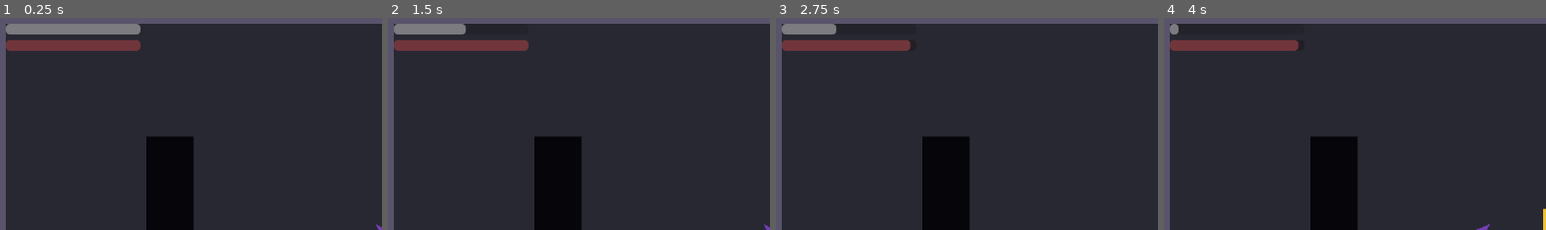
Above: before the commit, frames 1-4 (left to right).
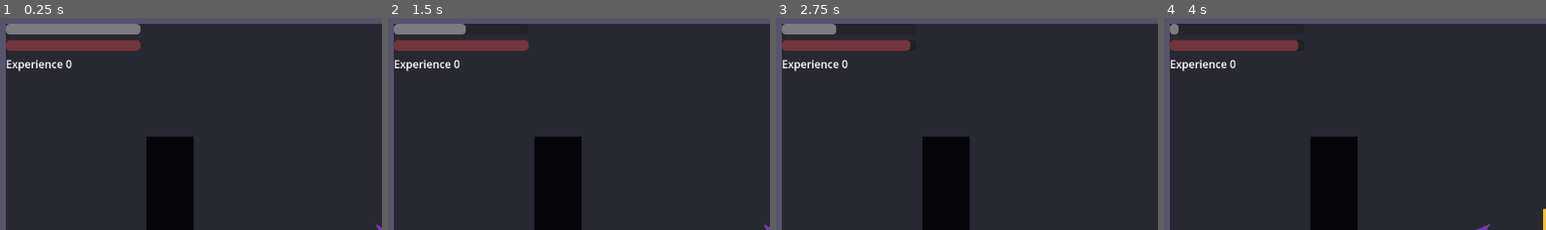
Above: after the commit, the same moments.

Repository: KrisUni/the-shattering
Game: Godot game, scene res://scenes/test_room.tscn
Same seed, same stepped clock (60 frames per second), same inputs: the game is played once before the commit and once after it. Sound files missing from this copy of the repository are replaced by a short silence.
Inputs (mouse positions are % of the whole screen's width and height, from its top left):
- Up to frame 1 (0.25 s): no input
- Up to frame 2 (1.5 s): tap Enter at 0.5 s; move the mouse to (72, 45) at 0.52 s; hold D (move_right) 0.53-1.25 s; hold Right mouse button (attack_heavy) 0.53-1.25 s; click (72, 45) at 0.67 s; tap F (jump) at 0.77 s; drag from (30, 55) to (35, 84) at 1.27 s
- Up to frame 3 (2.75 s): move the mouse to (60, 27) at 2.02 s; hold D (move_right) from 2.03 s (still down); hold Shift (block) from 2.03 s (still down)
- Up to frame 4 (4 s): release D (move_right) at 2.75 s; release Shift (block) at 2.75 s; drag from (45, 70) to (52, 50) at 2.77 s; tap Space (roll) at 3.5 s; move the mouse to (80, 65) at 3.52 s; hold A (move_left) from 3.53 s (still down); tap E (parry) at 3.6 s; tap F (jump) at 3.77 s
The pictures show only the part of the screen within x 0-50%, y 0-50%; the shares and areas given below are measured in that part.

The runs differ from the first frame. In frame 1, 0.4% of the frame differs, in the area x 1-19%, y 19-26%; in frame 2, 0.4%; in frame 3, 0.4%; in frame 4, 0.4%.

Commit message:
Add Experience from kills (#10)
Co-Authored-By: Claude Sonnet 5.5 <noreply@anthropic.com>
Claude-Session: https://claude.ai/code/session_015ZBSPr17xm17HZCEprh3y3

Diff:
--- a/data/training_enemy.tres
+++ b/data/training_enemy.tres
@@ -26,6 +26,7 @@
 
 [resource]
 script = ExtResource("1_tuning")
+experience = 50
 health_maximum = 120.0
 move_speed = 70.0
 notice_range = 220.0
--- a/scenes/almos/almos.gd
+++ b/scenes/almos/almos.gd
@@ -131,6 +131,10 @@
 ## What hits take off, and what the Health bar shows. It is given its maximum from Almos's
 ## tuning, so his tuning is the only one to set.
 @onready var health: Health = $Health
+
+## What killing enemies has given him and he has not yet cashed in, and what the Experience count
+## shows.
+@onready var experience: Experience = $Experience
 @onready var _hurtbox: Hurtbox = $Hurtbox
 @onready var _attacks: AlmosAttacks = $Attacks
 @onready var _lock_on: AlmosLockOn = $LockOn
--- a/scenes/almos/almos.tscn
+++ b/scenes/almos/almos.tscn
@@ -12,6 +12,7 @@
 [ext_resource type="Script" path="res://scenes/almos/almos_block.gd" id="10_block"]
 [ext_resource type="Script" path="res://scenes/almos/almos_parry.gd" id="11_parry"]
 [ext_resource type="Script" path="res://scenes/almos/almos_jump.gd" id="12_jump"]
+[ext_resource type="Script" path="res://scripts/experience.gd" id="13_experience"]
 
 [sub_resource type="CircleShape2D" id="CircleShape2D_body"]
 radius = 12.0
@@ -57,6 +58,9 @@
 
 [node name="Health" type="Node" parent="."]
 script = ExtResource("4_health")
+
+[node name="Experience" type="Node" parent="."]
+script = ExtResource("13_experience")
 
 [node name="Hurtbox" type="Area2D" parent="." node_paths=PackedStringArray("health")]
 collision_layer = 2
--- /dev/null
+++ b/scenes/hud/experience_label.gd
@@ -0,0 +1,14 @@
+extends Label
+## A placeholder Experience count for the HUD. It shows the Experience it is pointed at and
+## follows it through its changed signal.
+
+@export var experience: Experience
+
+
+func _ready() -> void:
+	experience.changed.connect(_refresh)
+	_refresh()
+
+
+func _refresh() -> void:
+	text = "Experience %d" % experience.total
--- a/scenes/test_room.gd
+++ b/scenes/test_room.gd
@@ -1,15 +1,27 @@
 extends Node2D
-## The test room: a floor, walls, Almos and the HUD. Until Death arrives, it starts over
-## when Almos's Health reaches zero.
+## The test room: a floor, walls, Almos and the HUD. Killing an enemy gives Almos its
+## Experience. Until Death arrives, it starts over when Almos's Health reaches zero.
 
 ## Emitted when the room is to start over, which is when Almos's Health reaches zero.
 signal restart_requested
 
-@onready var _almos: Node2D = $Almos
+@onready var _almos: Almos = $Almos
 
 
 func _ready() -> void:
 	_almos.health.depleted.connect(_on_almos_depleted)
+	for enemy in get_tree().get_nodes_in_group("enemies"):
+		_watch_enemy(enemy)
+
+
+## Has the enemy give Almos its Experience when it dies. Called for each enemy the room starts
+## with, and again for any it brings back.
+func _watch_enemy(enemy: Node) -> void:
+	enemy.died.connect(_on_enemy_died.bind(enemy))
+
+
+func _on_enemy_died(enemy: Node) -> void:
+	_almos.experience.gain(enemy.tuning.experience)
 
 
 func _on_almos_depleted() -> void:
--- a/scenes/test_room.tscn
+++ b/scenes/test_room.tscn
@@ -7,6 +7,7 @@
 [ext_resource type="PackedScene" path="res://scenes/enemies/training_enemy.tscn" id="5_enemy"]
 [ext_resource type="PackedScene" path="res://scenes/world/gap.tscn" id="6_gap"]
 [ext_resource type="PackedScene" path="res://scenes/world/ledge.tscn" id="7_ledge"]
+[ext_resource type="Script" path="res://scenes/hud/experience_label.gd" id="8_experience_label"]
 
 [sub_resource type="RectangleShape2D" id="RectangleShape2D_wall_across"]
 size = Vector2(1152, 16)
@@ -98,3 +99,11 @@
 show_percentage = false
 script = ExtResource("3_health_bar")
 health = NodePath("../../Almos/Health")
+
+[node name="ExperienceLabel" type="Label" parent="Hud" node_paths=PackedStringArray("experience")]
+offset_left = 16.0
+offset_top = 64.0
+offset_right = 216.0
+offset_bottom = 87.0
+script = ExtResource("8_experience_label")
+experience = NodePath("../../Almos/Experience")
--- /dev/null
+++ b/scripts/experience.gd
@@ -0,0 +1,32 @@
+class_name Experience
+extends Node
+## The Experience someone carries: what has been gained by killing enemies and not yet cashed
+## in. It takes no tuning; what each kill is worth is the enemy's own.
+
+## Emitted whenever total changes.
+signal changed
+
+## How much there is. Change it with gain() and take_all(), not by assigning.
+var total: int:
+	get:
+		return _total
+
+var _total: int
+
+
+## Adds this much. Only a positive amount does anything.
+func gain(amount: int) -> void:
+	if amount <= 0:
+		return
+	_total += amount
+	changed.emit()
+
+
+## Takes all of it, returning how much that was and leaving none. Nothing changes when there
+## is none.
+func take_all() -> int:
+	var taken := _total
+	if taken > 0:
+		_total = 0
+		changed.emit()
+	return taken
--- a/scripts/tuning/enemy_tuning.gd
+++ b/scripts/tuning/enemy_tuning.gd
@@ -19,6 +19,9 @@
 ## next kind in the list and moves on; a Break neither resets the order nor skips a place in it.
 ## Must not be empty.
 @export var attack_pattern: Array[AttackKind]
+
+## How much Experience killing the enemy gives.
+@export var experience: int
 
 ## The most Health the enemy can have. A full bar is this much.
 @export var health_maximum: float
--- /dev/null
+++ b/test/test_experience.gd
@@ -0,0 +1,98 @@
+extends GutTest
+## Experience, tested directly through its public interface. Every expected number is plain
+## arithmetic on the numbers the test gives it.
+
+
+func test_it_starts_with_none() -> void:
+	var experience := _new_experience()
+
+	assert_eq(experience.total, 0)
+
+
+func test_gaining_adds_that_amount_to_the_total() -> void:
+	var experience := _new_experience()
+
+	experience.gain(30)
+	experience.gain(45)
+
+	assert_eq(experience.total, 30 + 45)
+
+
+func test_changed_is_emitted_each_time_it_gains() -> void:
+	var experience := _new_experience()
+	watch_signals(experience)
+
+	experience.gain(30)
+	experience.gain(45)
+
+	assert_signal_emit_count(experience, "changed", 2)
+
+
+func test_gaining_nothing_changes_nothing() -> void:
+	var experience := _new_experience()
+	experience.gain(30)
+	watch_signals(experience)
+
+	experience.gain(0)
+
+	assert_eq(experience.total, 30)
+	assert_signal_not_emitted(experience, "changed")
+
+
+func test_gaining_a_negative_amount_changes_nothing() -> void:
+	var experience := _new_experience()
+	experience.gain(30)
+	watch_signals(experience)
+
+	experience.gain(-10)
+
+	assert_eq(experience.total, 30)
+	assert_signal_not_emitted(experience, "changed")
+
+
+func test_taking_all_returns_the_whole_total_and_leaves_none() -> void:
+	var experience := _new_experience()
+	experience.gain(30)
+	experience.gain(45)
+
+	var taken := experience.take_all()
+
+	assert_eq(taken, 30 + 45)
+	assert_eq(experience.total, 0)
+
+
+func test_changed_is_emitted_when_all_of_it_is_taken() -> void:
+	var experience := _new_experience()
+	experience.gain(30)
+	watch_signals(experience)
+
+	experience.take_all()
+
+	assert_signal_emit_count(experience, "changed", 1)
+
+
+func test_taking_all_of_none_returns_none_and_changes_nothing() -> void:
+	var experience := _new_experience()
+	watch_signals(experience)
+
+	var taken := experience.take_all()
+
+	assert_eq(taken, 0)
+	assert_signal_not_emitted(experience, "changed")
+
+
+func test_it_can_gain_again_after_all_is_taken() -> void:
+	var experience := _new_experience()
+	experience.gain(30)
+	experience.take_all()
+
+	experience.gain(45)
+
+	assert_eq(experience.total, 45)
+
+
+# A new Experience, which the test frees.
+func _new_experience() -> Experience:
+	var experience := Experience.new()
+	autofree(experience)
+	return experience
--- a/test/test_test_room.gd
+++ b/test/test_test_room.gd
@@ -191,6 +191,56 @@
 	assert_gt(enemy.global_position.distance_to(almos.global_position), enemy_tuning.attack_range, "it should start out of reach of him")
 
 
+func test_killing_the_training_enemy_gives_almos_its_tuned_experience_and_the_label_shows_it() -> void:
+	var enemy_tuning := load(ENEMY_TUNING_PATH) as EnemyTuning
+	assert_not_null(enemy_tuning, "the training enemy tuning data file should load")
+	if enemy_tuning == null:
+		return
+	assert_gt(enemy_tuning.experience, 0, "experience in the data file should be positive")
+	var room := _spawn_room()
+	if room == null:
+		return
+	var almos = room.find_child("Almos", true, false)
+	var enemy = room.find_child("TrainingEnemy", true, false)
+	var label = room.find_child("ExperienceLabel", true, false)
+	assert_not_null(almos, "the test room should contain Almos")
+	assert_not_null(enemy, "the test room should contain a TrainingEnemy")
+	assert_not_null(label, "the test room should contain an ExperienceLabel")
+	if almos == null or enemy == null or label == null:
+		return
+
+	enemy.health.take_damage(enemy_tuning.health_maximum)
+	await get_tree().process_frame
+
+	assert_eq(almos.experience.total, enemy_tuning.experience, "killing the enemy should give its Experience")
+	assert_string_contains(label.text, str(enemy_tuning.experience), "the label should show the new total")
+
+
+func test_hurting_the_training_enemy_without_killing_it_gives_no_experience() -> void:
+	var enemy_tuning := load(ENEMY_TUNING_PATH) as EnemyTuning
+	assert_not_null(enemy_tuning, "the training enemy tuning data file should load")
+	if enemy_tuning == null:
+		return
+	var room := _spawn_room()
+	if room == null:
+		return
+	var almos = room.find_child("Almos", true, false)
+	var enemy = room.find_child("TrainingEnemy", true, false)
+	var label = room.find_child("ExperienceLabel", true, false)
+	assert_not_null(almos, "the test room should contain Almos")
+	assert_not_null(enemy, "the test room should contain a TrainingEnemy")
+	assert_not_null(label, "the test room should contain an ExperienceLabel")
+	if almos == null or enemy == null or label == null:
+		return
+	var text_before: String = label.text
+
+	enemy.health.take_damage(enemy_tuning.health_maximum - 1.0)
+	await get_tree().process_frame
+
+	assert_eq(almos.experience.total, 0, "an enemy that is hurt but not killed should give none")
+	assert_eq(label.text, text_before, "the label should not change")
+
+
 # The test room, in the test's scene tree, or null if its scene will not load. The test
 # frees it.
 func _spawn_room() -> Node:
Not shown, added: scenes/hud/experience_label.gd.uid
Not shown, added: scripts/experience.gd.uid
Not shown, added: test/test_experience.gd.uid
